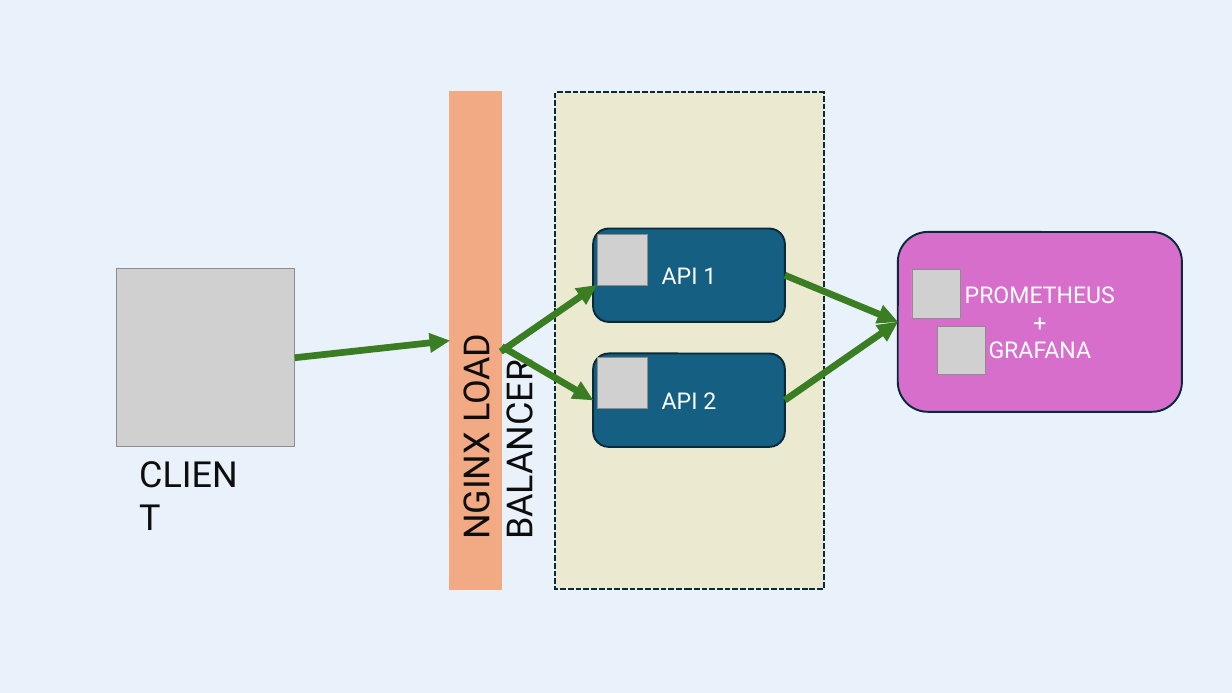
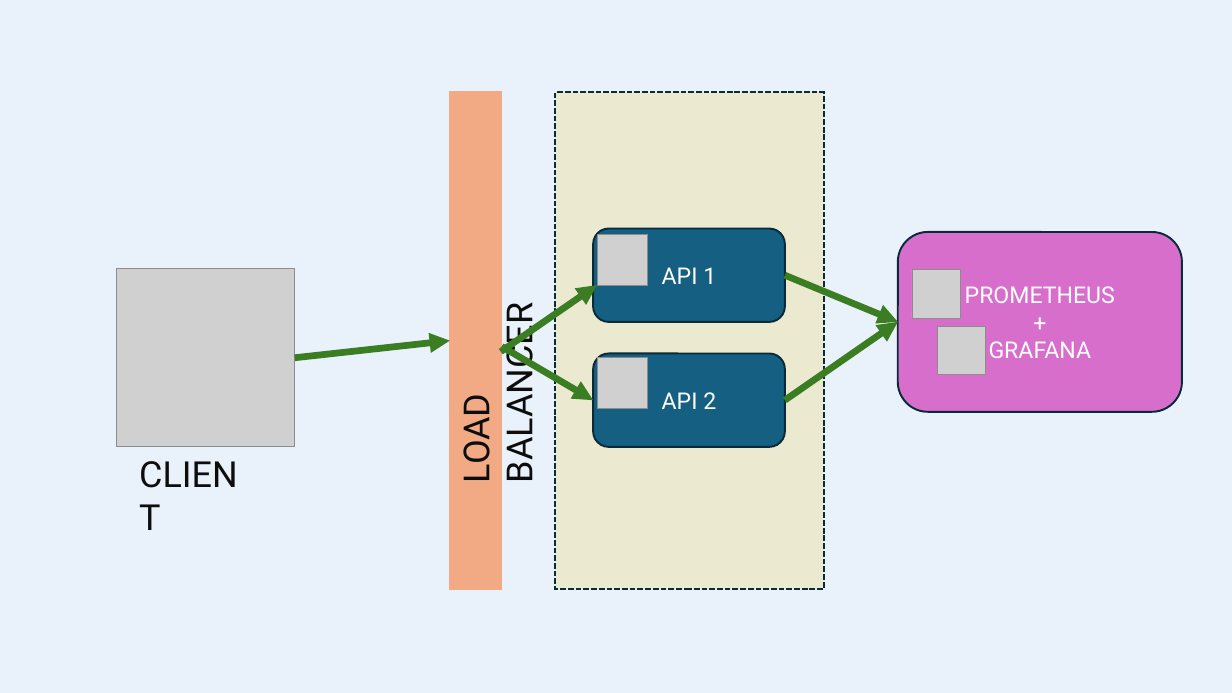
Before and after one commit to muslumozturk61/fail-over-monitoring, a slide deck: slide 1 of docs/mimari.pptx. Drawn at 1232x693 pixels with LibreOffice and Linux fonts; fonts in the diff are those of the drawing; grey boxes stand for pictures. Boxes give left, top, right and bottom in pixels: in the first picture for what was removed or moved away, otherwise in the second. Text is boxed around its words. In the diff, an @@ line names an element or a change of style, - is before the commit and + after.

```diff
--- a/docs/mimari.pptx
+++ b/docs/mimari.pptx
@@ text at (452, 321, 542, 480): text changed @@
-NGINX LOAD BALANCER
+LOAD BALANCER
```
Also in this commit, not shown: 6 other files.
